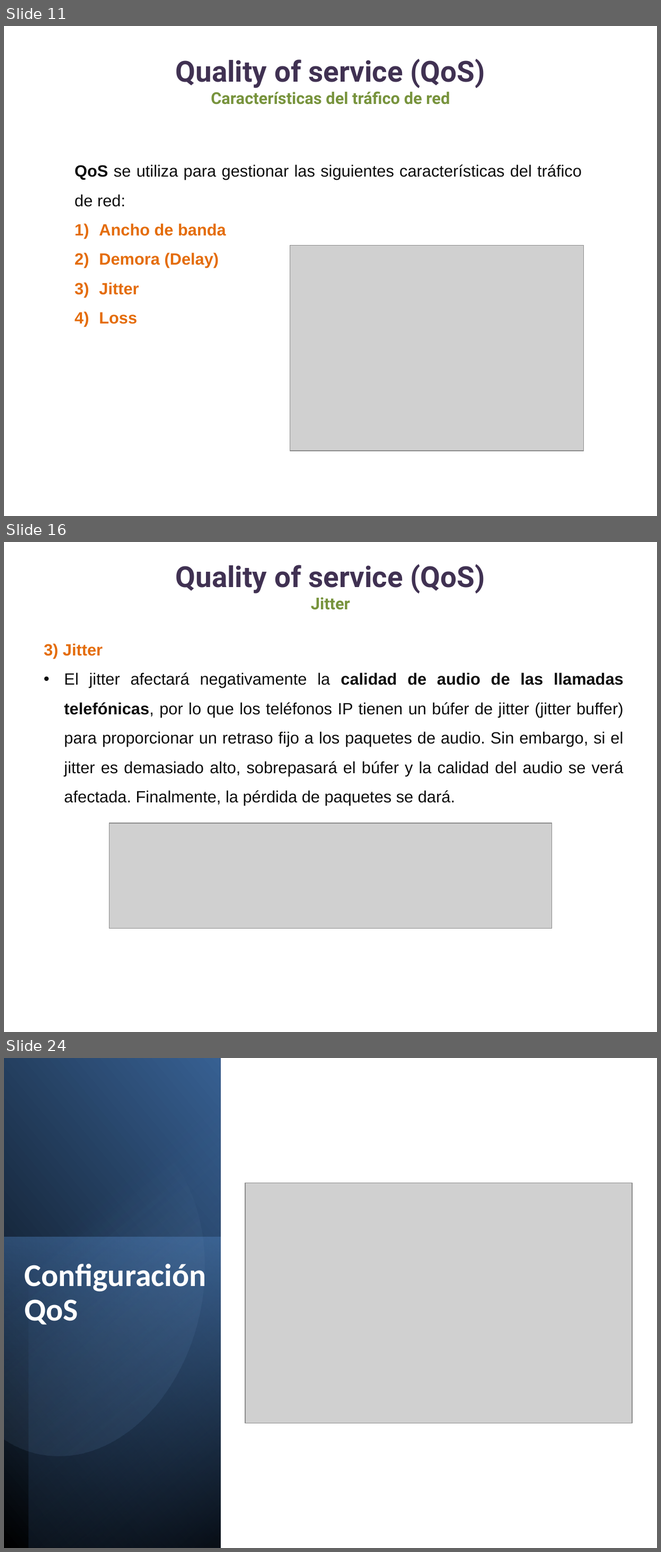
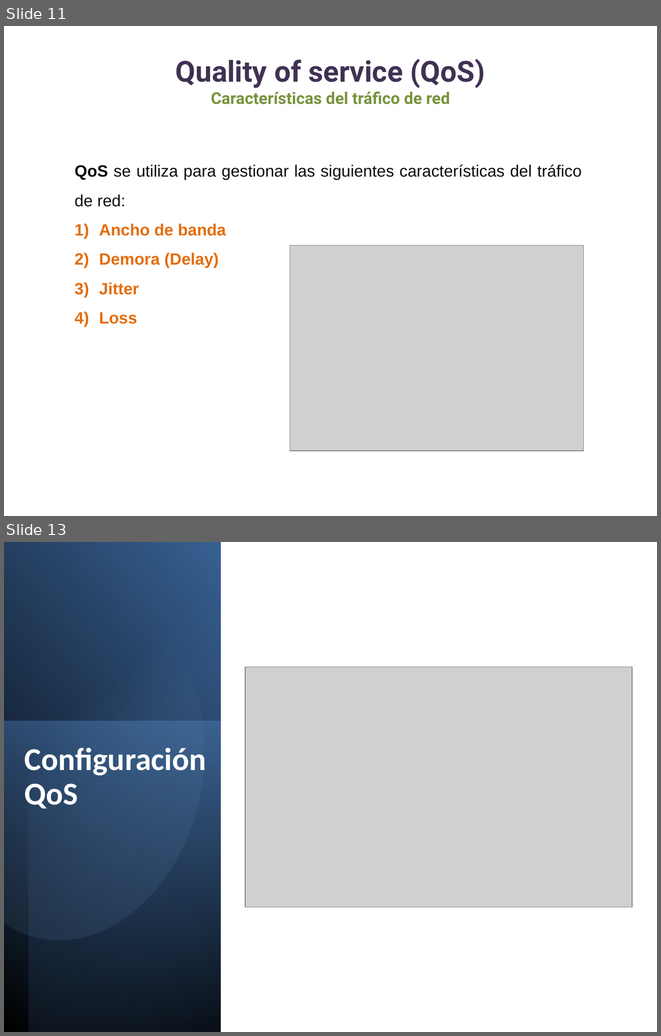
Before and after one commit to lizetheP/WAN, a slide deck: Calendario2025/Presentaciones/13_QoS.pptx. Shown one above the other, each under a label of ours: slides 11, 16 and 24 before the commit, slides 11 and 13 after it; the slides between them are not shown. The pictures are 661x1552 and 661x1036 pixels, drawn with LibreOffice and Linux fonts; fonts in the diff are those of the drawing; grey boxes stand for pictures. Boxes give left, top, right and bottom in pixels: in the first picture for what was removed or moved away, otherwise in the second. Text is boxed around its words. In the diff, an @@ line names an element or a change of style, - is before the commit and + after.

```diff
--- a/Calendario2025/Presentaciones/13_QoS.pptx
+++ b/Calendario2025/Presentaciones/13_QoS.pptx
@@ slide 16 removed at (4, 542, 657, 1032), background #FFFFFF @@
@@ text removed at (176, 564, 485, 610) @@
-Quality of service (QoS)
-Jitter
@@ text removed at (44, 643, 624, 805) @@
-3) Jitter
-• El jitter afectará negativamente la calidad de audio de las llamadas telefónicas, por lo que los teléfonos IP tienen un búfer de jitter (jitter buffer) para proporcionar un retraso fijo a los paquetes de audio. Sin embargo, si el jitter es demasiado alto, sobrepasará el búfer y la calidad del audio se verá afectada. Finalmente, la pérdida de paquetes se dará.
@@ picture removed at (109, 823, 552, 928) @@
@@ what was slide 24 is now slide 13 @@
```
Also in this commit, not shown: 8 slides changed, 10 other slides removed, 29 other files.
